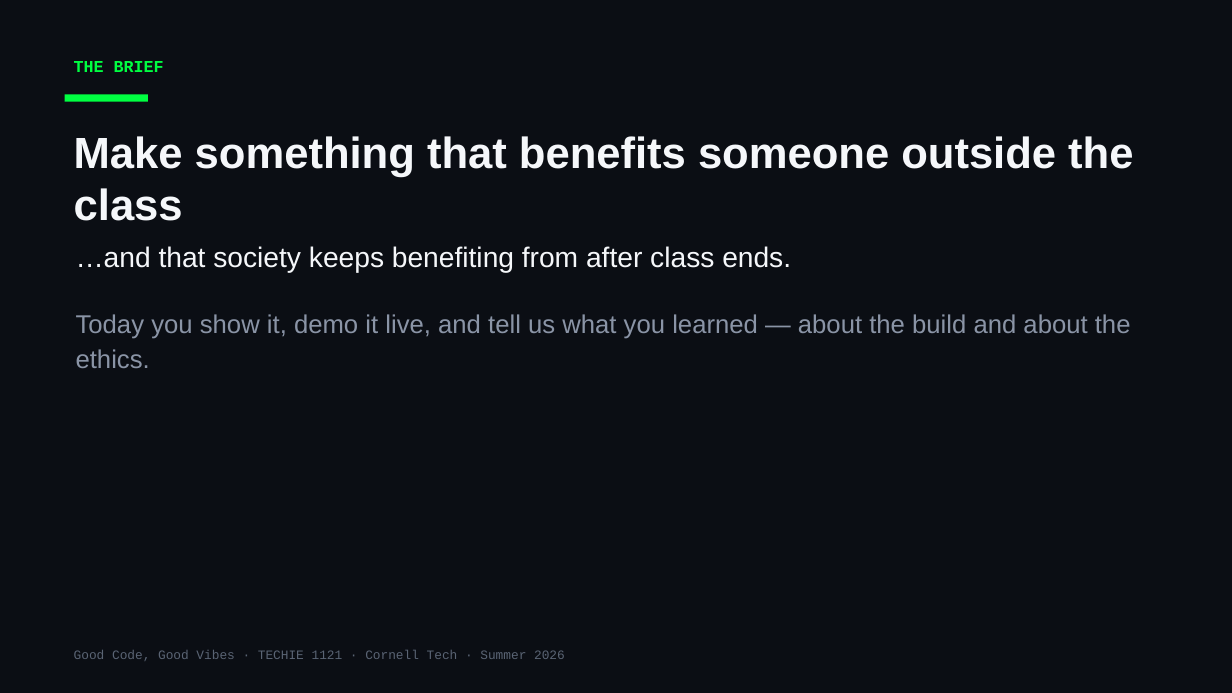
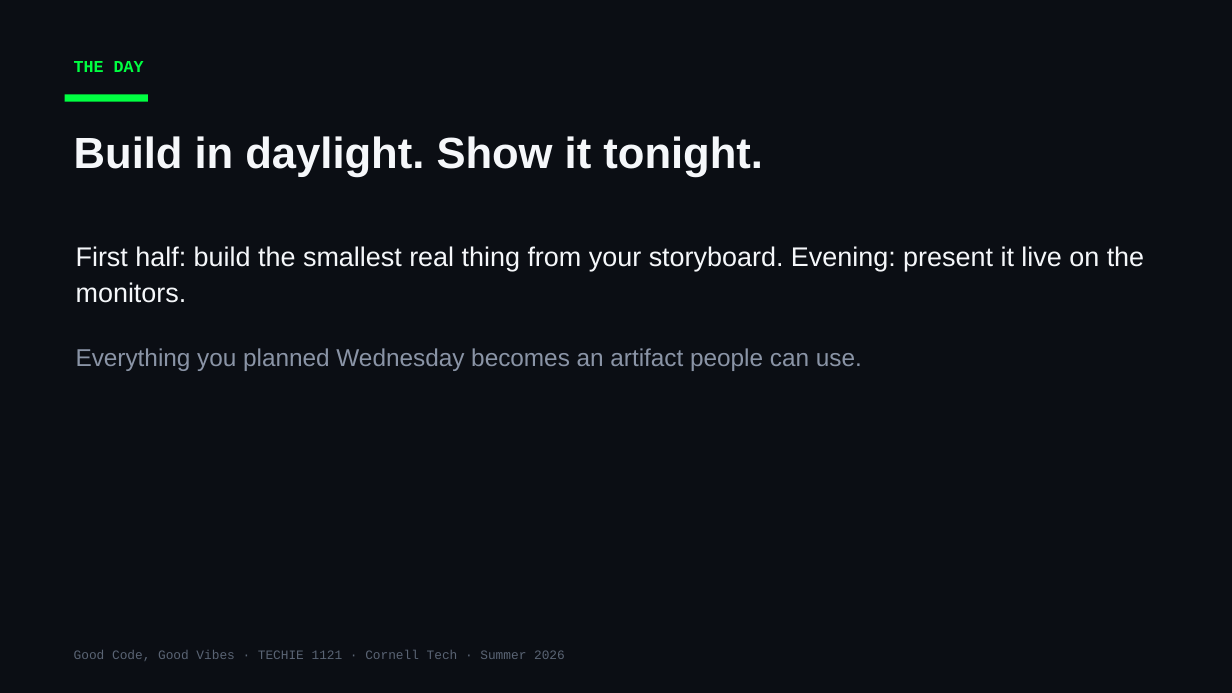
Before and after one commit to Cornell-Tech-Vibe-Coding-Summer-2026/website, a slide deck: slide 2 of slides/Week3-Thu-Final-Presentations.pptx. Drawn at 1232x693 pixels with LibreOffice and Linux fonts; fonts in the diff are those of the drawing. Boxes give left, top, right and bottom in pixels: in the first picture for what was removed or moved away, otherwise in the second. Text is boxed around its words. In the diff, an @@ line names an element or a change of style, - is before the commit and + after.

```diff
--- a/slides/Week3-Thu-Final-Presentations.pptx
+++ b/slides/Week3-Thu-Final-Presentations.pptx
@@ text at bbox=[74, 61, 144, 72]: text changed @@
-THE BRIEF
+THE DAY
@@ text at bbox=[74, 136, 763, 177]: text changed @@
-Make something that benefits someone outside the class
+Build in daylight. Show it tonight.
@@ text at bbox=[76, 246, 1144, 371]: text changed; size 20 to 21 pt; text colour #8A94A6 to #F5F7FA @@
-…and that society keeps benefiting from after class ends.
-Today you show it, demo it live, and tell us what you learned — about the build and about the ethics.
+First half: build the smallest real thing from your storyboard. Evening: present it live on the monitors.
+Everything you planned Wednesday becomes an artifact people can use.
```
Also in this commit, not shown: 4 other slides changed, 5 slides added, 1 slide removed, 5 other files.
